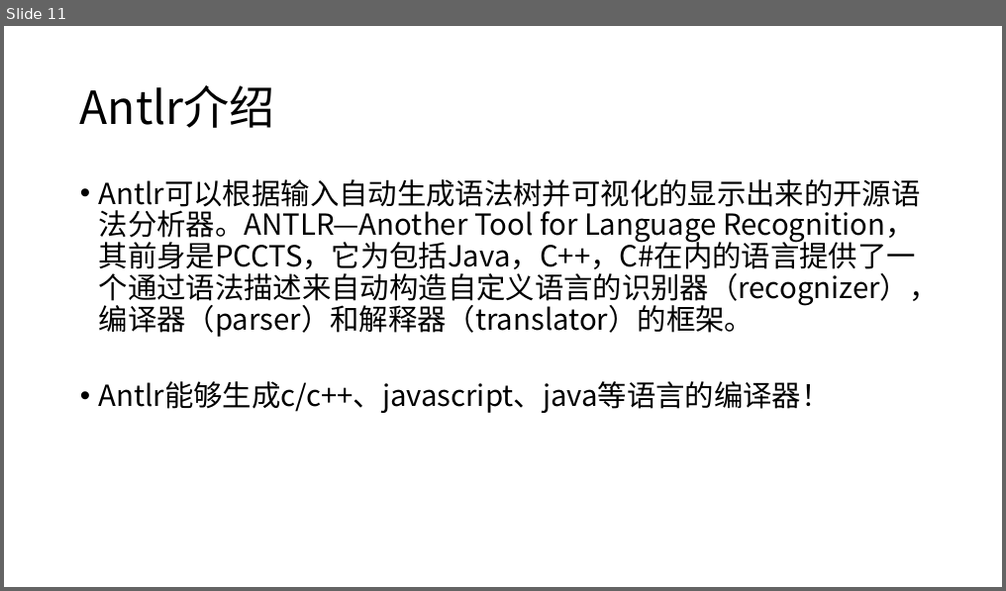
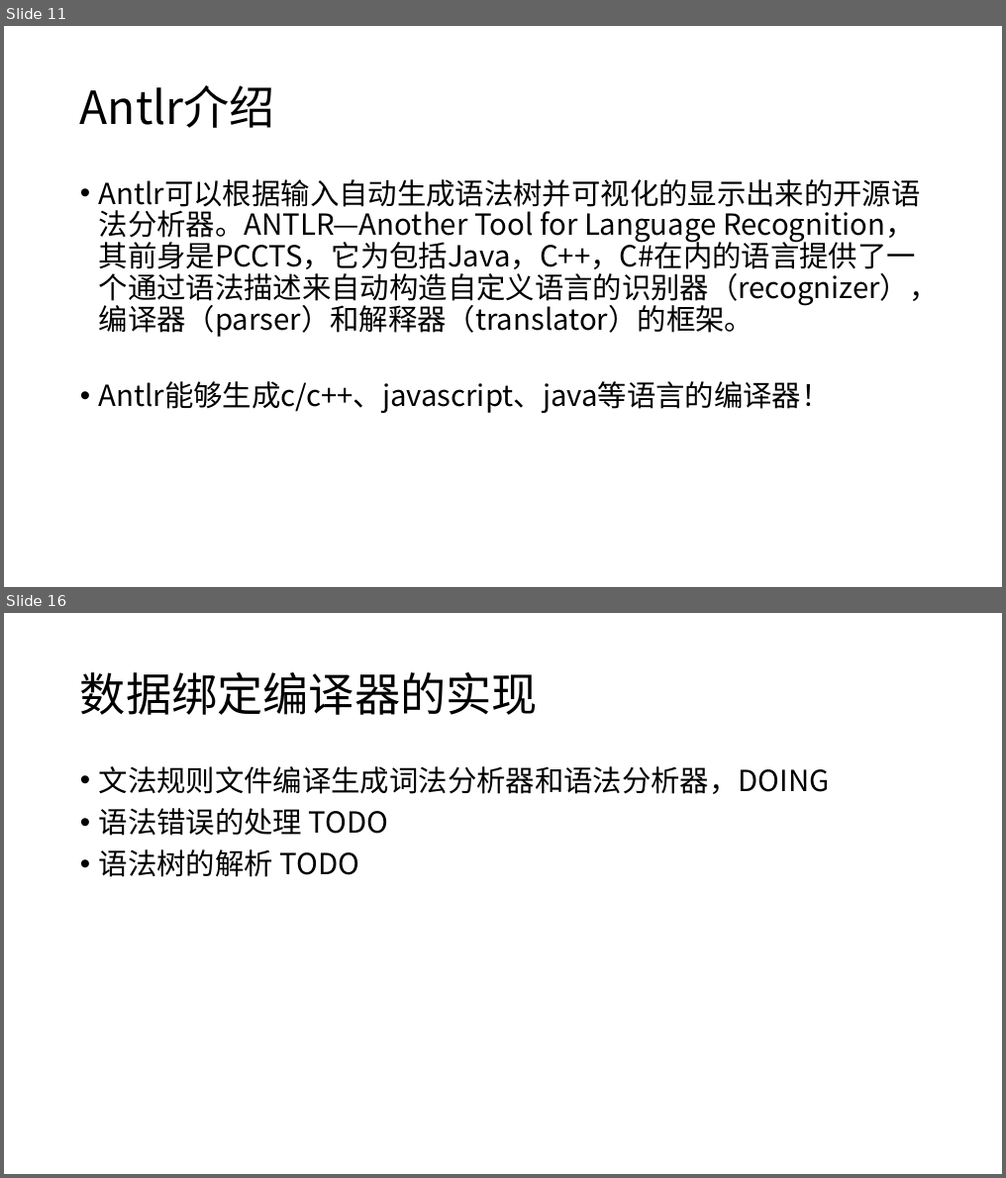
Before and after one commit to caijw/ASimpleCompiler, a slide deck: doc/talk.pptx. Shown one above the other, each under a label of ours: slide 11 before the commit, slides 11 and 16 after it; the slides between them are not shown. The pictures are 1006x591 and 1006x1178 pixels, drawn with LibreOffice and Linux fonts; fonts in the diff are those of the drawing. Boxes give left, top, right and bottom in pixels: in the first picture for what was removed or moved away, otherwise in the second. Text is boxed around its words. In the diff, an @@ line names an element or a change of style, - is before the commit and + after.

```diff
--- a/doc/talk.pptx
+++ b/doc/talk.pptx
@@ slide 16 added at (4, 613, 1002, 1174), background #FFFFFF @@
@@ title added at (80, 672, 538, 715), 44 pt, text #000000 @@
+数据绑定编译器的实现
@@ text added at (99, 766, 830, 877), 28 pt, text #000000 @@
+• 文法规则文件编译生成词法分析器和语法分析器，DOING
+• 语法错误的处理 TODO
+• 语法树的解析 TODO
```
Also in this commit, not shown: 1 slide changed, 5 other slides added, 2 slides removed, 1 other file.
